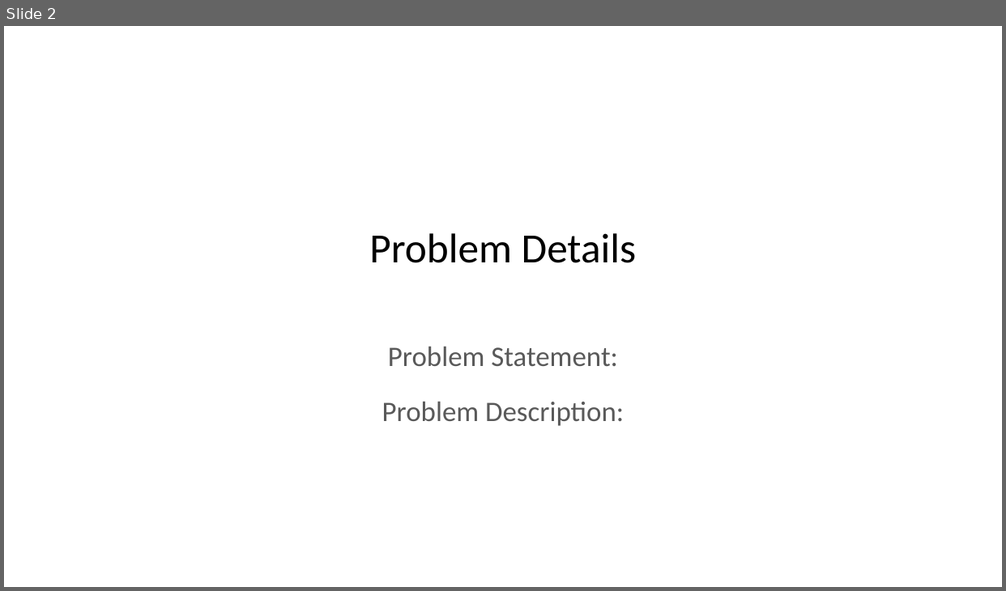
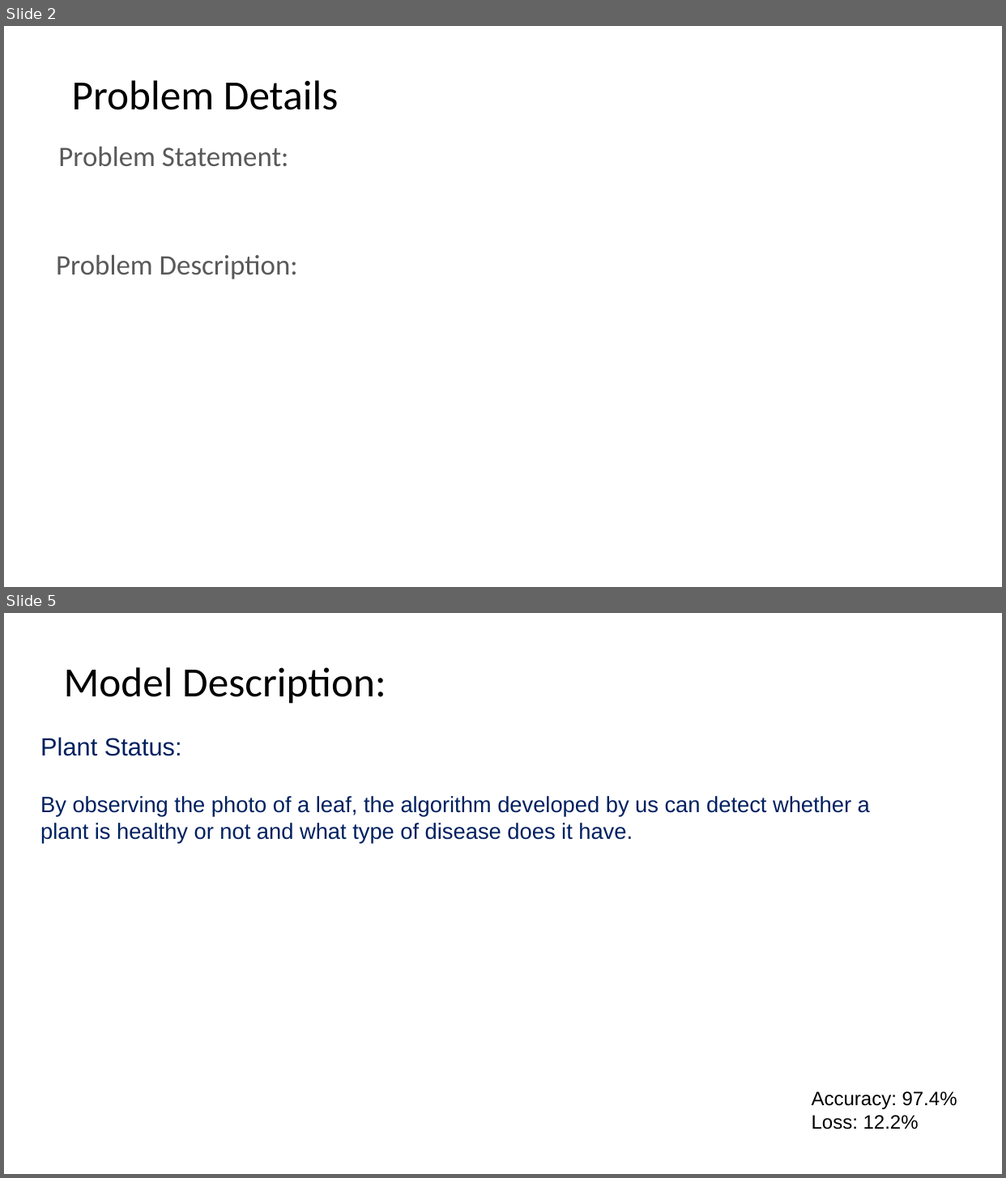
Before and after one commit to harshalplus1/hackmol4.0, a slide deck: HackMoL PPT Format.pptx. Shown one above the other, each under a label of ours: slide 2 before the commit, slides 2 and 5 after it; the slides between them are not shown. The pictures are 1006x591 and 1006x1178 pixels, drawn with LibreOffice and Linux fonts; fonts in the diff are those of the drawing; background and template pictures are left out. Boxes give left, top, right and bottom in pixels: in the first picture for what was removed or moved away, otherwise in the second. Text is boxed around its words. In the diff, an @@ line names an element or a change of style, - is before the commit and + after.

```diff
--- a/HackMoL PPT Format.pptx
+++ b/HackMoL PPT Format.pptx
@@ slide 5 added at bbox=[4, 613, 1002, 1174], background picture (left out) @@
@@ title added at bbox=[64, 667, 386, 704], 30 pt, text #000000 @@
+Model Description:
@@ subtitle added at bbox=[40, 737, 870, 844], 16 pt, text #002060 @@
+Plant Status:
+By observing the photo of a leaf, the algorithm developed by us can detect whether a
+plant is healthy or not and what type of disease does it have.
@@ text added at bbox=[812, 1092, 957, 1130], 14 pt, text #000000 @@
+Accuracy: 97.4%
+Loss: 12.2%
@@ slide 2 changed as well @@
@@ title "Problem Details": place and size @@
-title "Problem Details" at bbox=[369, 233, 636, 263]
+title "Problem Details" at bbox=[72, 80, 338, 110]
@@ subtitle "Problem Statement:" rewrapped from bbox=[382, 347, 624, 426] to bbox=[56, 147, 298, 280] @@
```
Also in this commit, not shown: 2 other slides changed, 3 other slides added.
